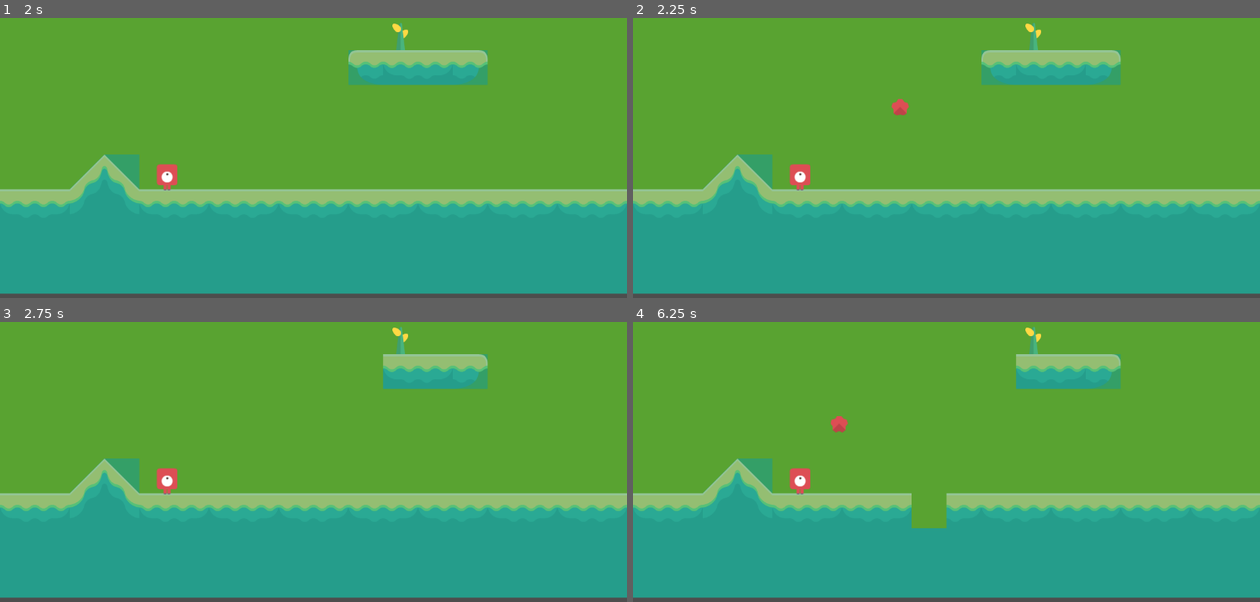
Above: before the commit, frames 1-4 (two rows, left to right).
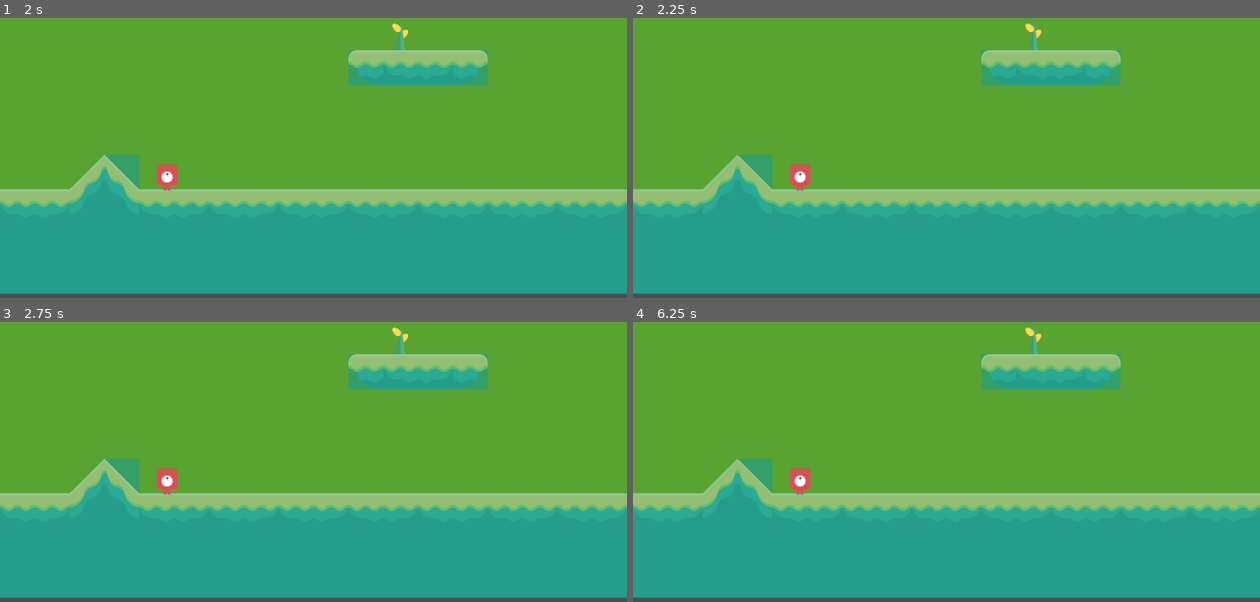
Above: after the commit, the same moments.

Repository: Kimmm-c/gunny-clone
Game: Godot game, scene res://tutorial.tscn
Two runs of this game, one before a commit and one after it. Both use one fixed random seed, a clock stepped at 60 frames per second and the inputs below.
Inputs:
- Up to frame 1 (2 s): tap Enter at 0.5 s; tap Space at 1.25 s
- Up to frame 2 (2.25 s): tap Enter at 2 s
- Up to frame 3 (2.75 s): no input
- Up to frame 4 (6.25 s): tap Space at 2.75, 5 s; tap Enter at 3.5 s

Frame 1 is identical in both runs. In frame 2, 0.1% of the frame differs, in the area x 41-45%, y 28-35%; in frame 3, 0.7%; in frame 4, 1.5%, in the area x 31-62%, y 11-74%.

Commit message:
added minion collision handler

Diff:
--- a/boss.gd
+++ b/boss.gd
@@ -1,7 +1,15 @@
 extends RigidBody2D
 
+signal boss_is_dead
 @export var minions_per_spawn = 3
 @export var health = 25000
 
 func spawn_minions():
 	pass
+
+
+func _on_body_shape_entered(body_rid: RID, body: Node, body_shape_index: int, local_shape_index: int) -> void:
+	#if collide with stone
+	#reduce health
+	#if health <= 0 after updating, emit boss_is_dead signal
+	pass # Replace with function body.
--- a/boss.tscn
+++ b/boss.tscn
@@ -1,19 +1,23 @@
-[gd_scene load_steps=5 format=3 uid="uid://yo1omiogcwur"]
+[gd_scene load_steps=4 format=3 uid="uid://yo1omiogcwur"]
 
 [ext_resource type="Texture2D" uid="uid://c673qn7b1wxue" path="res://kenney_abstract-platformer/PNG/Players/Player Grey/playerGrey_hit.png" id="1_0bnu1"]
 [ext_resource type="Script" path="res://boss.gd" id="1_skx2t"]
-[ext_resource type="Script" path="res://sprite_2d.gd" id="2_6xxrv"]
 
 [sub_resource type="CircleShape2D" id="CircleShape2D_6xxrv"]
+radius = 18.0
 
 [node name="Boss" type="RigidBody2D"]
 collision_layer = 8
 collision_mask = 3
+contact_monitor = true
+max_contacts_reported = 5
 script = ExtResource("1_skx2t")
+metadata/_edit_group_ = true
 
 [node name="CollisionShape2D" type="CollisionShape2D" parent="."]
 shape = SubResource("CircleShape2D_6xxrv")
 
 [node name="Sprite2D" type="Sprite2D" parent="."]
 texture = ExtResource("1_0bnu1")
-script = ExtResource("2_6xxrv")
+
+[connection signal="body_shape_entered" from="." to="." method="_on_body_shape_entered"]
--- a/minion.gd
+++ b/minion.gd
@@ -1,3 +1,36 @@
 extends RigidBody2D
 
+# A minion is spawn from the boss's (its parent) position.
+# At the enemy turn, the minion moves closer to the player's position for 2s (minion timer)
+# When the minion collides with the player, it attacks the player
+# When the minion is hit by a stone, its health reduces by the stone's damage value
+# The minion is dead when its health falls to and below 0
+# When the minion is dead, it's freed from queue
+
+signal hit_player
 @export var damage = 200
+@export var health = 3000
+
+func move(direction: Vector2) -> void:
+	move_and_collide(direction)
+
+func play_attack_animation() -> void:
+	#change sprite to attack (left/right) based on the character position
+	pass
+
+
+func _on_body_shape_entered(body_rid: RID, body: Node, body_shape_index: int, local_shape_index: int) -> void:
+	#if collide with player
+	if body.name == "player":
+	#emit hit_player signal
+		hit_player.emit()
+		play_attack_animation()
+
+
+	#if collide with stone
+	#reduce health
+	#if health <= 0 after updating, free the node
+	elif body.name == "stone":
+		health -= body.damage
+		if health <= 0:
+			queue_free()
--- a/minion.tscn
+++ b/minion.tscn
@@ -4,14 +4,20 @@
 [ext_resource type="Texture2D" uid="uid://c833h0hgpad2t" path="res://kenney_abstract-platformer/PNG/Players/Player Green/playerGreen_roll.png" id="1_ifsmd"]
 
 [sub_resource type="CircleShape2D" id="CircleShape2D_20mgi"]
+radius = 20.0
 
 [node name="Minion" type="RigidBody2D"]
 collision_layer = 8
 collision_mask = 7
+contact_monitor = true
+max_contacts_reported = 5
 script = ExtResource("1_20mgi")
+metadata/_edit_group_ = true
 
 [node name="CollisionShape2D" type="CollisionShape2D" parent="."]
 shape = SubResource("CircleShape2D_20mgi")
 
 [node name="Sprite2D" type="Sprite2D" parent="."]
 texture = ExtResource("1_ifsmd")
+
+[connection signal="body_shape_entered" from="." to="." method="_on_body_shape_entered"]
--- a/player.tscn
+++ b/player.tscn
@@ -9,6 +9,8 @@
 [node name="Player" type="RigidBody2D"]
 collision_layer = 4
 collision_mask = 3
+contact_monitor = true
+max_contacts_reported = 5
 script = ExtResource("1_onrkg")
 metadata/_edit_group_ = true
 
--- a/stone.tscn
+++ b/stone.tscn
@@ -7,10 +7,10 @@
 size = Vector2(32, 30)
 
 [node name="stone" type="RigidBody2D"]
-collision_mask = 2
+collision_mask = 14
 mass = 0.1
 contact_monitor = true
-max_contacts_reported = 10
+max_contacts_reported = 5
 script = ExtResource("1_6s6ed")
 
 [node name="Sprite2D" type="Sprite2D" parent="."]
